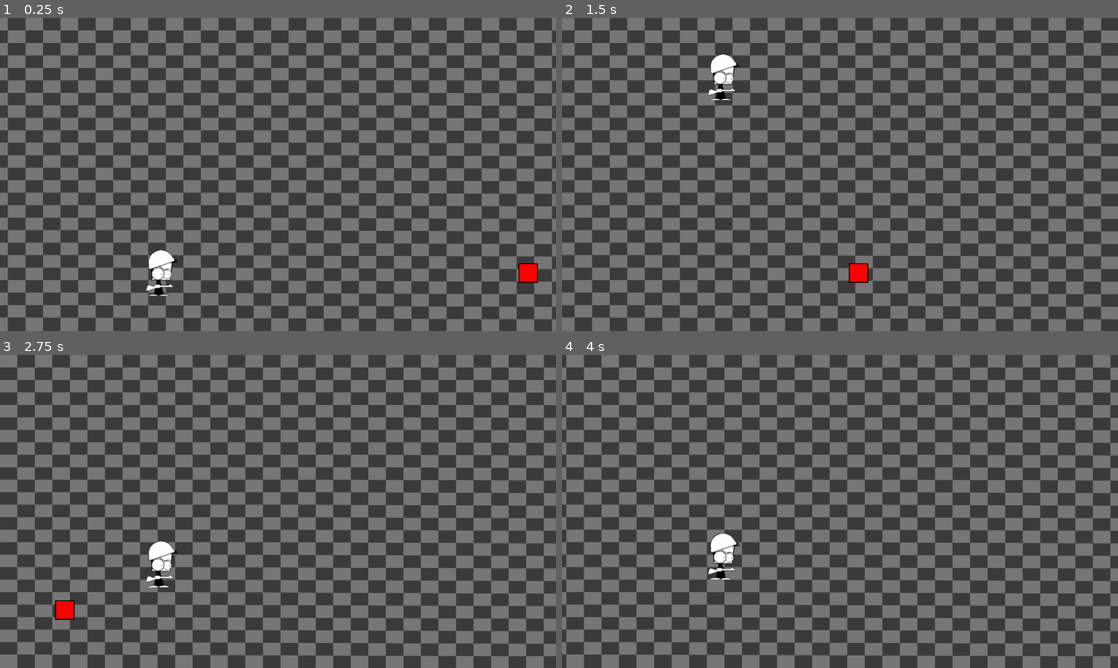
Above: before the commit, frames 1-4 (two rows, left to right).
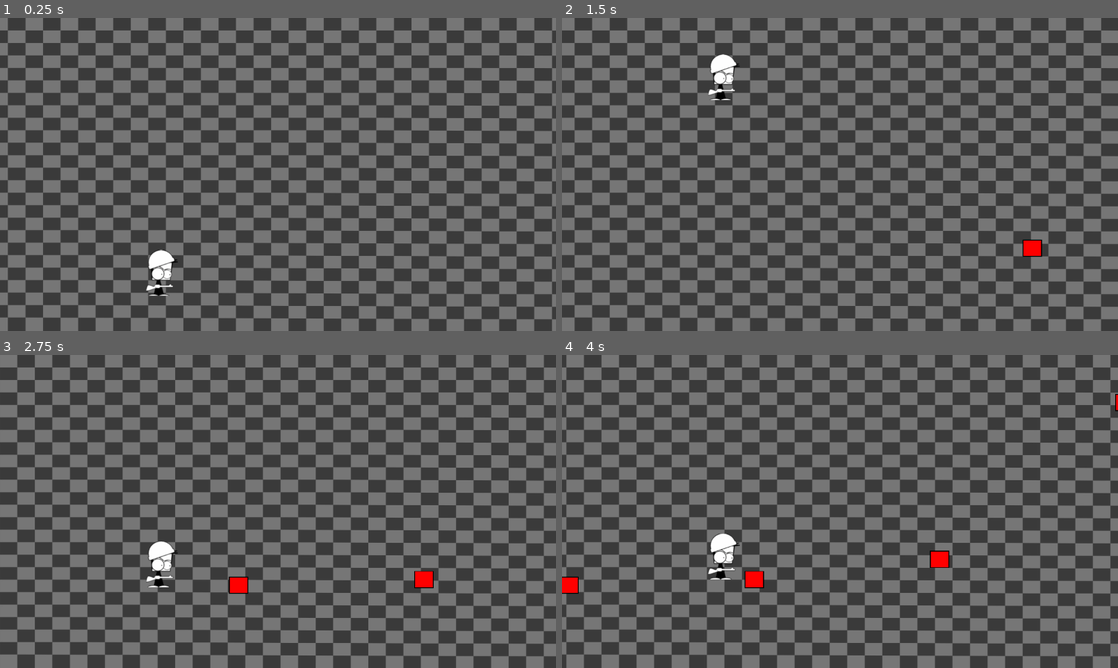
Above: after the commit, the same moments.

Repository: codedpalette/jetpack-joyride
Game: Godot game, scene res://main.tscn
Two runs of this game, one before a commit and one after it. Both use one fixed random seed, a clock stepped at 60 frames per second and the inputs below.
Inputs (mouse positions are in pixels of both pictures, inside the frame that each line leads up to):
- Up to frame 1 (0.25 s): no input
- Up to frame 2 (1.5 s): move the mouse to (962, 158) at 0.52 s; press the mouse at (962, 158) at 0.53 s; move the mouse to (728, 190) at 1.27 s; release the mouse at (728, 190) at 1.28 s; click (728, 190) at 1.35 s
- Up to frame 3 (2.75 s): move the mouse to (333, 442) at 2.02 s; press the mouse at (333, 442) at 2.03 s
- Up to frame 4 (4 s): move the mouse to (812, 574) at 2.77 s; release the mouse at (812, 574) at 2.78 s; click (812, 574) at 2.85 s; move the mouse to (1006, 558) at 3.52 s; press the mouse at (1006, 558) at 3.53 s

The runs differ from the first frame. In frame 1, 0.2% of the frame differs, in the area x 93-97%, y 78-85%; in frame 2, 0.4%; in frame 3, 0.6%, in the area x 9-78%, y 68-85%; in frame 4, 0.6%.

Commit message:
Obstacle spawning and pooling

Diff:
--- a/entities/obstacles/obstacle.gd
+++ b/entities/obstacles/obstacle.gd
@@ -1,3 +1,4 @@
+class_name Obstacle
 extends Area2D
 
 signal exited_screen
--- /dev/null
+++ b/entities/obstacles/obstacle_spawner.gd
@@ -0,0 +1,22 @@
+extends Path2D
+
+@onready var path_follow: PathFollow2D = $PathFollow2D
+var obstacle_scene := preload("res://entities/obstacles/obstacle.tscn")
+var obstacle_pool: Array[Obstacle] = []
+
+# Called when the node enters the scene tree for the first time.
+func _ready() -> void:
+    for i in range(5):
+        var obstacle: Obstacle = obstacle_scene.instantiate()
+        obstacle.exited_screen.connect(_on_obstacle_exited_screen.bind(obstacle))
+        obstacle_pool.append(obstacle)
+
+func _on_obstacle_exited_screen(obstacle: Obstacle) -> void:
+    remove_child(obstacle)
+    obstacle_pool.append(obstacle)
+
+func _on_timer_timeout() -> void:
+    path_follow.progress_ratio = randf()
+    var obstacle: Obstacle = obstacle_pool.pop_front()
+    obstacle.position = path_follow.position
+    add_child(obstacle)
--- /dev/null
+++ b/entities/obstacles/obstacle_spawner.tscn
@@ -0,0 +1,22 @@
+[gd_scene format=3 uid="uid://dbdogidroy41n"]
+
+[ext_resource type="Script" uid="uid://ckevi0hqwk8ai" path="res://entities/obstacles/obstacle_spawner.gd" id="1_i5i8p"]
+
+[sub_resource type="Curve2D" id="Curve2D_uw481"]
+_data = {
+"points": PackedVector2Array(0, 0, 0, 0, 0, 5, 0, 0, 0, 0, 0, 584.916)
+}
+point_count = 2
+
+[node name="ObstacleSpawner" type="Path2D" unique_id=543382101]
+curve = SubResource("Curve2D_uw481")
+script = ExtResource("1_i5i8p")
+
+[node name="Timer" type="Timer" parent="." unique_id=965352814]
+autostart = true
+
+[node name="PathFollow2D" type="PathFollow2D" parent="." unique_id=924927690]
+position = Vector2(0, 5)
+rotation = 1.5707964
+
+[connection signal="timeout" from="Timer" to="." method="_on_timer_timeout"]
--- a/main.tscn
+++ b/main.tscn
@@ -2,7 +2,7 @@
 
 [ext_resource type="PackedScene" uid="uid://mtpnkklibq40" path="res://entities/player/player.tscn" id="1_ig7tw"]
 [ext_resource type="PackedScene" uid="uid://us1jfwum4tfa" path="res://world/bounds.tscn" id="2_0xm2m"]
-[ext_resource type="PackedScene" uid="uid://kertcuir2gc5" path="res://entities/obstacles/obstacle.tscn" id="3_1bvp3"]
+[ext_resource type="PackedScene" uid="uid://dbdogidroy41n" path="res://entities/obstacles/obstacle_spawner.tscn" id="3_1bvp3"]
 [ext_resource type="PackedScene" uid="uid://cpqtnu4rvmlr0" path="res://world/background.tscn" id="3_h2yge"]
 
 [node name="Main" type="Node" unique_id=1117450360]
@@ -16,8 +16,9 @@
 [node name="Bounds" parent="World" unique_id=933791999 instance=ExtResource("2_0xm2m")]
 position = Vector2(1215, 0)
 
-[node name="Obstacle" parent="World/Bounds" unique_id=430811972 instance=ExtResource("3_1bvp3")]
-position = Vector2(25, 550)
+[node name="ObstacleSpawner" parent="World/Bounds" unique_id=543382101 instance=ExtResource("3_1bvp3")]
+position = Vector2(0, 75.5597)
+scale = Vector2(1, 0.8880597)
 
 [node name="PlayerTrack" type="Node2D" parent="World" unique_id=1956690177]
 position = Vector2(350, 540)
Not shown, added: entities/obstacles/obstacle_spawner.gd.uid
